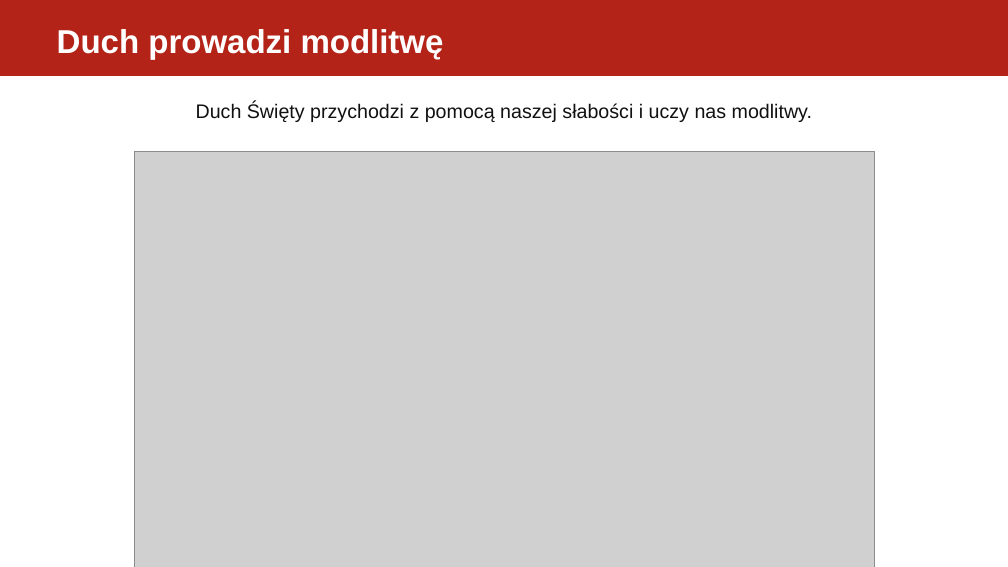
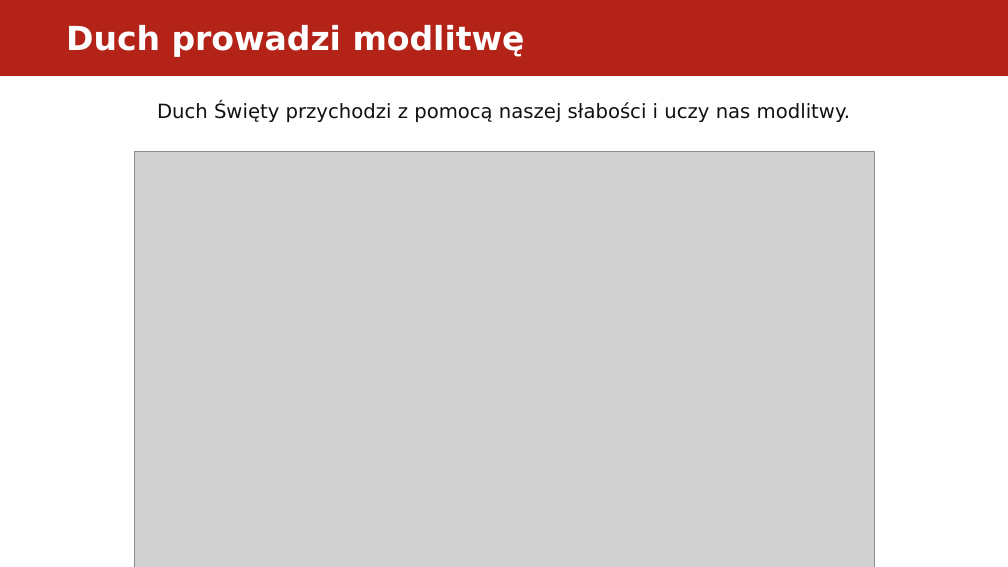
Before and after one commit to folkien/teachings, a slide deck: slide 2 of issue_kurs_kamch_lubecko/3.piecdziesiatnica/dyrektorium_2017_piecdziesiatnica_prezentacja.pptx. Drawn at 1008x567 pixels with LibreOffice and Linux fonts; fonts in the diff are those of the drawing; grey boxes stand for pictures. Boxes give left, top, right and bottom in pixels: in the first picture for what was removed or moved away, otherwise in the second. Text is boxed around its words. In the diff, an @@ line names an element or a change of style, - is before the commit and + after.

```diff
--- a/issue_kurs_kamch_lubecko/3.piecdziesiatnica/dyrektorium_2017_piecdziesiatnica_prezentacja.pptx
+++ b/issue_kurs_kamch_lubecko/3.piecdziesiatnica/dyrektorium_2017_piecdziesiatnica_prezentacja.pptx
@@ text "Duch prowadzi modlitwę": place and size @@
-text "Duch prowadzi modlitwę" at [57, 29, 444, 59]
+text "Duch prowadzi modlitwę" at [66, 25, 525, 57]
@@ text "Duch prowadzi modlitwę" at [66, 25, 525, 57]: font Arial to DejaVu Sans; vertical alignment middle to top @@
@@ text "Duch Święty przychodzi z pomocą ..." at [157, 102, 850, 122]: font Arial to DejaVu Sans @@
```
Also in this commit, not shown: 5 other slides changed, 10 other files.
